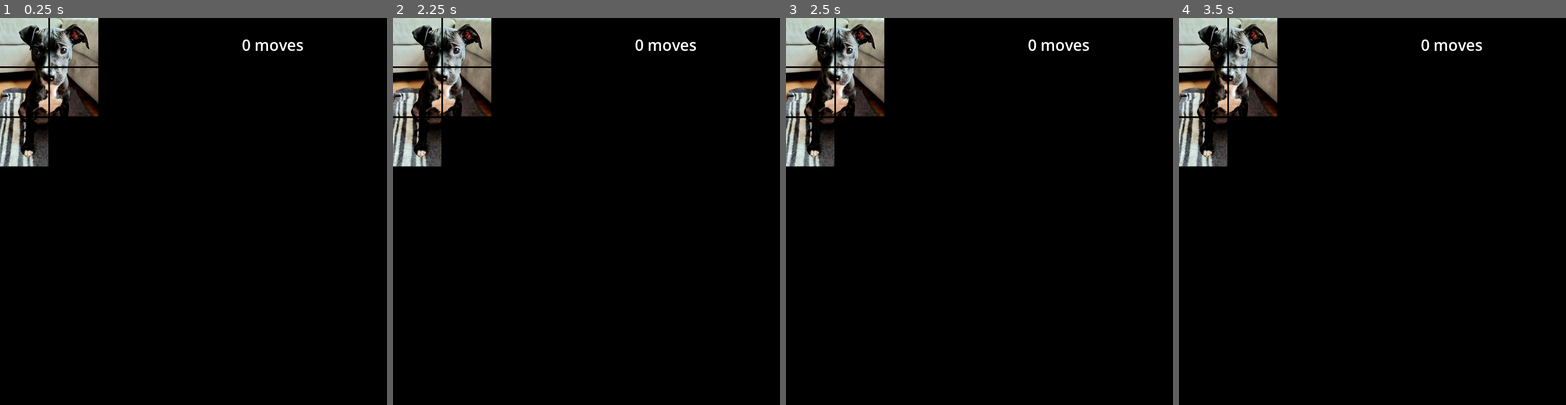
Above: before the commit, frames 1-4 (left to right).
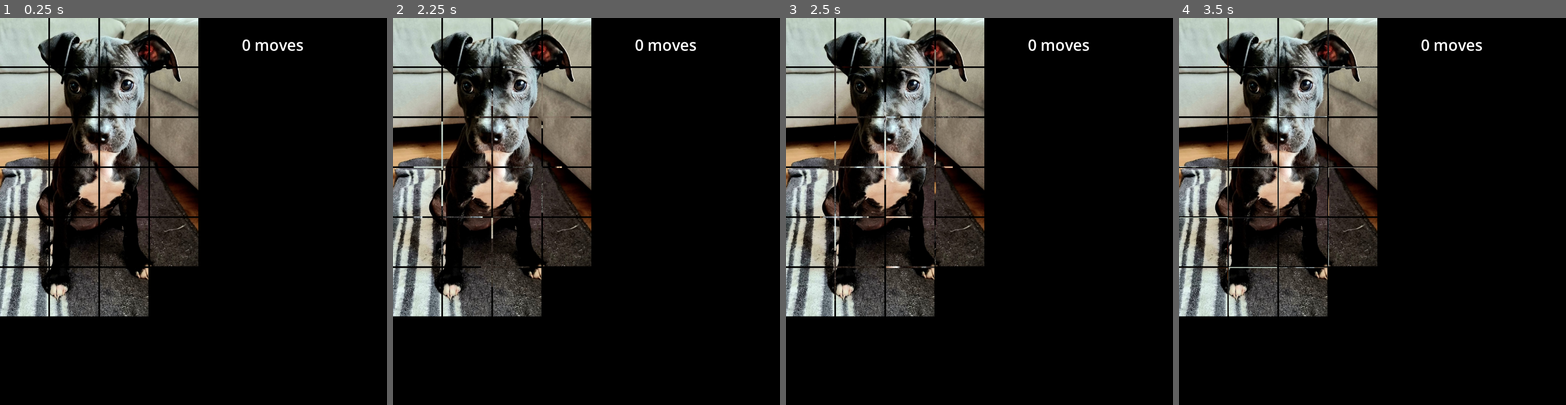
Above: after the commit, the same moments.

Repository: opensourceame/slider
Game: Godot game, scene res://scenes/Game.tscn
The game is run twice, just before and just after one commit, with the same random seed, the same clock (stepped at 60 frames per second) and the same inputs.
Inputs (mouse positions are in pixels of both pictures, inside the frame that each line leads up to):
- Up to frame 1 (0.25 s): no input
- Up to frame 2 (2.25 s): tap Enter (ui_accept) at 0.5, 0.77, 1.25, 1.52, 2 s; move the mouse to (671, 192) at 0.52 s; click (671, 192) at 0.67 s; move the mouse to (509, 230) at 1.27 s; click (509, 230) at 1.42 s; move the mouse to (625, 126) at 2.02 s; click (625, 126) at 2.17 s
- Up to frame 3 (2.5 s): no input
- Up to frame 4 (3.5 s): move the mouse to (1353, 288) at 2.77 s; click (1353, 288) at 2.92 s; tap Enter (ui_accept) at 3.02 s

The runs differ from the first frame. In frame 1, 28% of the frame differs, in the area x 0-52%, y 0-78%; in frame 2, 29%; in frame 3, 29%; in frame 4, 29%.

Commit message:
animate the tiles being shuffled

Diff:
--- a/scripts/GameManager.gd
+++ b/scripts/GameManager.gd
@@ -4,8 +4,8 @@
 @onready var world        = $World
 @onready var hud          = $HUD
 
-#var grid_size = Vector2i(4, 6)
-var grid_size = Vector2(2,3)
+var grid_size = Vector2i(4, 6)
+#var grid_size = Vector2(2,3)
 var source_image: ImageTexture
 var image_pieces: Array[Texture2D] = []
 var tile_size = 150
@@ -22,8 +22,11 @@
 	load_and_split_image()
 	create_styles()
 	initialize_grid()
-	#randomize_grid()
 	setup_tiles()
+
+	# Wait 2 seconds before shuffling
+	await get_tree().create_timer(2.0).timeout
+	randomize_grid()
 
 	print("READY")
 
@@ -88,25 +91,55 @@
 			tiles[y][x] = t
 
 func randomize_grid():
+	# Duplicate the current grid
+	var grid_copy = []
+	for y in range(grid_size.y):
+		grid_copy.append([])
+		for x in range(grid_size.x):
+			grid_copy[y].append(tiles[y][x])
+
+	# Create a list of all non-empty tiles for shuffling
 	var all_tiles = []
-
-	# Collect all tiles except the empty one
 	for y in range(grid_size.y):
 		for x in range(grid_size.x):
 			if not (x == empty_position.x and y == empty_position.y):
-				all_tiles.append(tiles[y][x])
-
-	# Shuffle the tiles
+				all_tiles.append(grid_copy[y][x])
+
+	# Shuffle the tiles to get new random positions
 	all_tiles.shuffle()
 
-	# Redistribute tiles randomly
+	# Create tweens for all tiles to animate to their new positions
+	var tweens = []
 	var tile_index = 0
+	var spacing = tile_gap
+	var start_x = 0
+	var start_y = 0
+
 	for y in range(grid_size.y):
 		for x in range(grid_size.x):
 			if x == empty_position.x and y == empty_position.y:
 				continue
-			tiles[y][x] = all_tiles[tile_index]
+
+			var tile = all_tiles[tile_index]
+			var target_position = Vector2(
+				start_x + x * (tile_size + spacing),
+				start_y + y * (tile_size + spacing)
+			)
+
+			# Create tween for this tile
+			var tween = create_tween()
+			tween.set_ease(Tween.EASE_OUT)
+			tween.set_trans(Tween.TRANS_QUART)
+			tween.tween_property(tile, "position", target_position, 2.0)
+			tweens.append(tween)
+
+			# Update the grid data structure with new positions
+			tiles[y][x] = tile
+			tile.grid_position = Vector2i(x, y)
 			tile_index += 1
+
+	# Return the array of tweens so they can be awaited if needed
+	return tweens
 
 func setup_tiles():
 	var spacing = tile_gap
